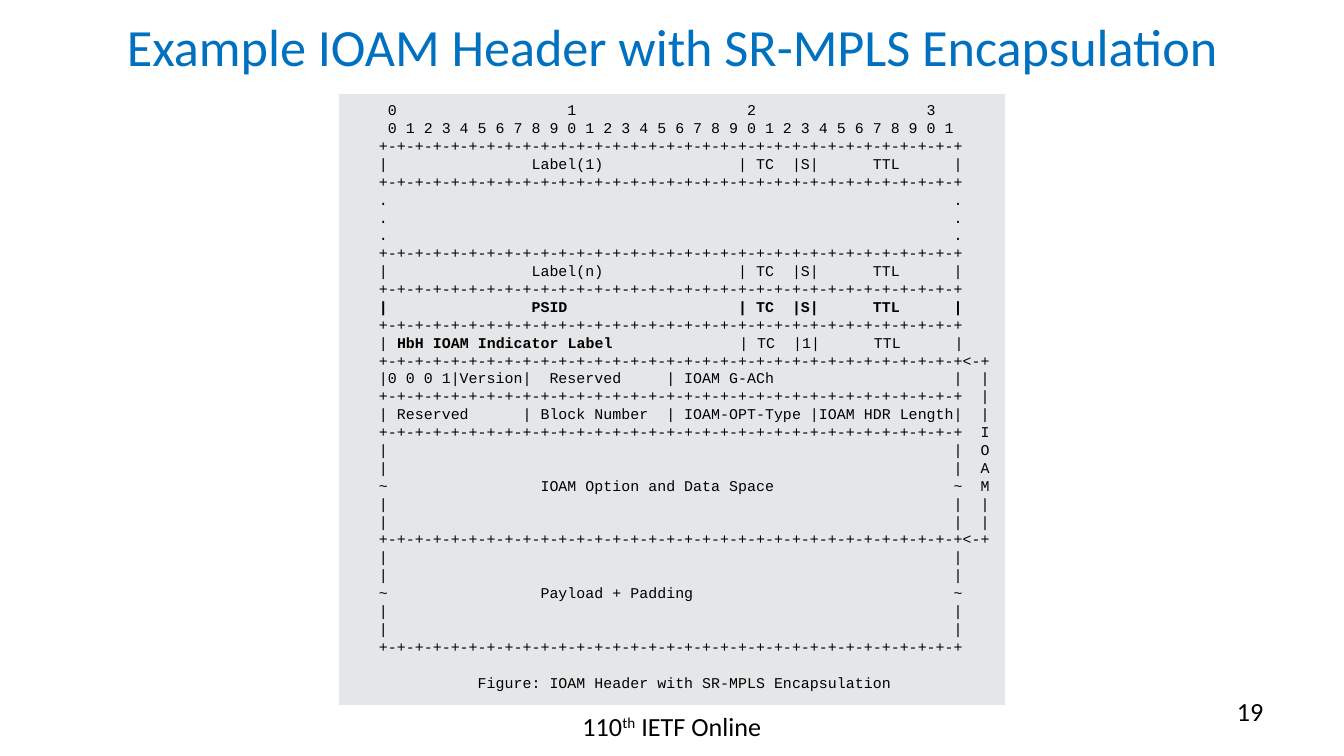
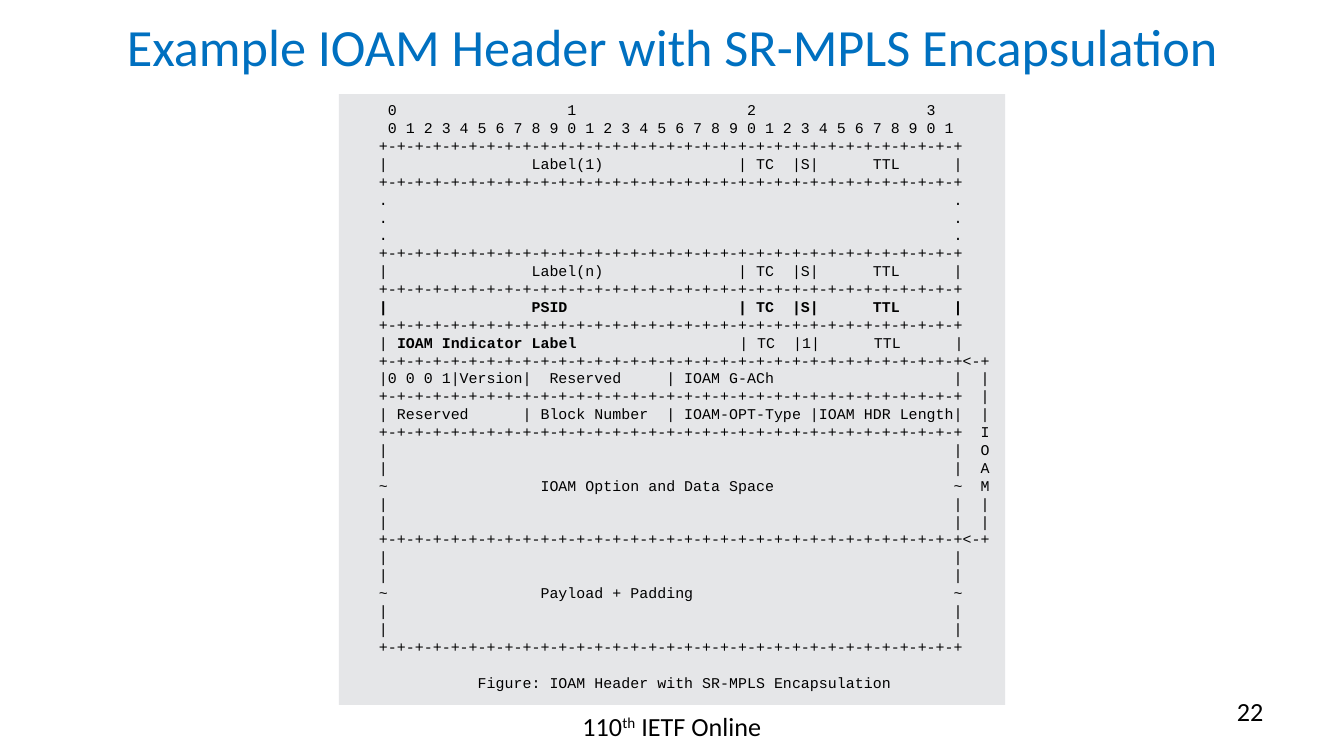
Before and after one commit to rakgandhi/ietf-slides, a slide deck: slide 22 of draft-gandhi-mpls-ioam-sr-05.pptx (slide 19 before the commit). Drawn at 1344x756 pixels with LibreOffice and Linux fonts; fonts in the diff are those of the drawing. Boxes give left, top, right and bottom in pixels: in the first picture for what was removed or moved away, otherwise in the second. Text is boxed around its words. In the diff, an @@ line names an element or a change of style, - is before the commit and + after.

```diff
--- a/draft-gandhi-mpls-ioam-sr-05.pptx
+++ b/draft-gandhi-mpls-ioam-sr-05.pptx
@@ text in rectangle at bbox=[397, 337, 901, 351]: text changed @@
-| HbH IOAM Indicator Label | TC |1| TTL |
+| IOAM Indicator Label | TC |1| TTL |
@@ page number at bbox=[1237, 704, 1263, 721]: text changed @@
-19
+22
```
Also in this commit, not shown: 7 other slides changed, 1 other file.
